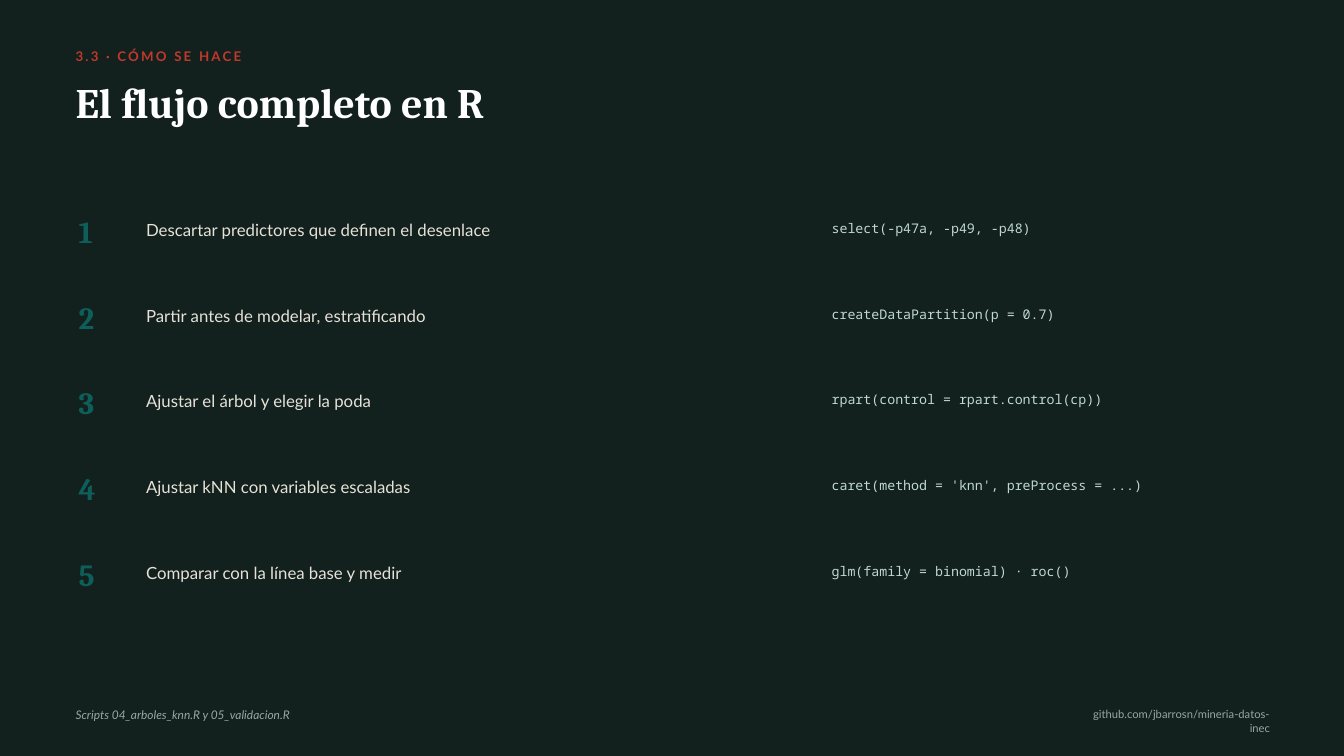
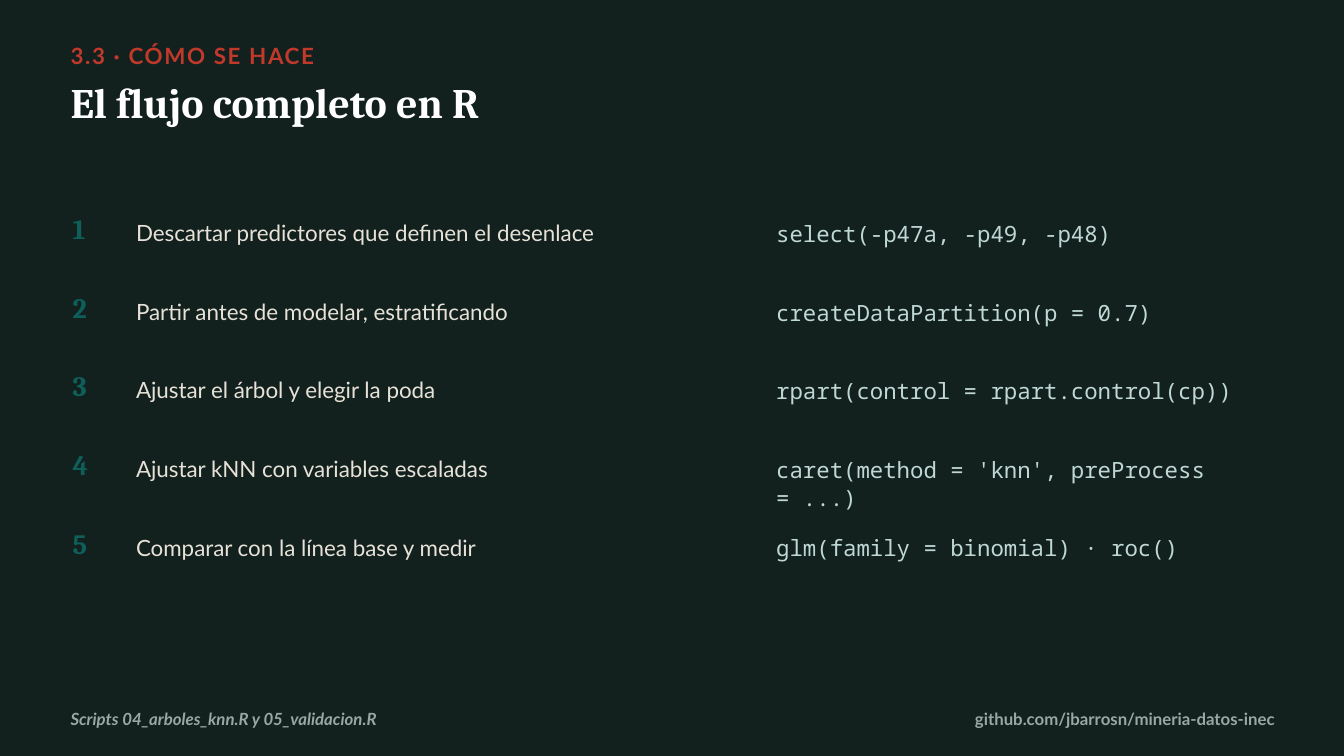
Before and after one commit to jbarrosn/mineria-datos-inec, a slide deck: slide 10 of docs/diapositivas/03_aprendizaje_automatico.pptx. Drawn at 1344x756 pixels with LibreOffice and Linux fonts; fonts in the diff are those of the drawing. Boxes give left, top, right and bottom in pixels: in the first picture for what was removed or moved away, otherwise in the second. Text is boxed around its words. In the diff, an @@ line names an element or a change of style, - is before the commit and + after.

```diff
--- a/docs/diapositivas/03_aprendizaje_automatico.pptx
+++ b/docs/diapositivas/03_aprendizaje_automatico.pptx
@@ text "3.3 · CÓMO SE HACE" at [71,45,314,64]: size 9.5 to 16 pt, letter spacing 1.6 to 1.2 pt @@
@@ text "El flujo completo en R" at [71,88,479,127]: line spacing 0.98 to 0.95 @@
@@ text "Descartar predictores que definen el ...": place and size @@
-text "Descartar predictores que definen el ..." at [146,223,490,239]
+text "Descartar predictores que definen el ..." at [136,224,594,245]
@@ text "select(-p47a, -p49, -p48)": place and size @@
-text "select(-p47a, -p49, -p48)" at [832,223,1031,236]
+text "select(-p47a, -p49, -p48)" at [776,225,1111,247]
@@ text "2": place and size @@
-text "2" at [79,308,95,329]
+text "2" at [73,299,87,318]
@@ text "Partir antes de modelar, estratificando": place and size @@
-text "Partir antes de modelar, estratificando" at [146,309,426,324]
+text "Partir antes de modelar, estratificando" at [136,303,508,323]
@@ text "createDataPartition(p = 0.7)": place and size @@
-text "createDataPartition(p = 0.7)" at [832,309,1055,322]
+text "createDataPartition(p = 0.7)" at [776,304,1152,326]
@@ text "3": place and size @@
-text "3" at [79,393,95,414]
+text "3" at [73,377,87,396]
@@ text "Ajustar el árbol y elegir ...": place and size @@
-text "Ajustar el árbol y elegir ..." at [146,394,371,410]
+text "Ajustar el árbol y elegir ..." at [136,381,436,402]
@@ text "rpart(control = rpart.control(cp))": place and size @@
-text "rpart(control = rpart.control(cp))" at [832,394,1102,407]
+text "rpart(control = rpart.control(cp))" at [776,382,1232,405]
@@ text "4": place and size @@
-text "4" at [79,479,96,500]
+text "4" at [73,456,88,475]
@@ text "Ajustar kNN con variables escaladas": place and size @@
-text "Ajustar kNN con variables escaladas" at [146,480,411,496]
+text "Ajustar kNN con variables escaladas" at [136,460,488,481]
@@ text "caret(method = 'knn', preProcess = ...": place and size @@
-text "caret(method = 'knn', preProcess = ..." at [832,480,1087,493]
+text "caret(method = 'knn', preProcess = ..." at [776,461,1205,483]
@@ size 22 to 20 pt in 5 elements at [73,221,86,239], [73,299,87,318], [73,377,87,396], [73,456,88,475], [73,535,88,554] @@
@@ text "5": place and size @@
-text "5" at [79,566,95,586]
+text "5" at [73,535,88,554]
@@ size 12 to 16 pt; line spacing 1.15 to 1.1 in 5 elements at [136,224,594,245], [136,303,508,323], [136,381,436,402], [136,460,488,481], [136,539,476,560] @@
@@ text "Comparar con la línea base ...": place and size @@
-text "Comparar con la línea base ..." at [146,566,401,582]
+text "Comparar con la línea base ..." at [136,539,476,560]
@@ size 9.5 to 16 pt; line spacing 1.1 to 1.05 in 5 elements at [776,225,1111,247], [776,304,1152,326], [776,382,1232,405], [776,461,1205,483], [776,539,1178,562] @@
@@ text "glm(family = binomial) · roc()": place and size @@
-text "glm(family = binomial) · roc()" at [832,566,1071,580]
+text "glm(family = binomial) · roc()" at [776,539,1178,562]
@@ text "Scripts 04_arboles_knn.R y 05_validacion.R" at [71,712,377,728]: size 8.5 to 12 pt, bold on @@
@@ text "github.com/jbarrosn/mineria-datos-inec": place and size @@
-text "github.com/jbarrosn/mineria-datos-inec" at [1093,710,1270,732]
+text "github.com/jbarrosn/mineria-datos-inec" at [975,712,1275,728]
@@ text "github.com/jbarrosn/mineria-datos-inec" at [975,712,1275,728]: size 8 to 12 pt, bold on @@
```
Also in this commit, not shown: 14 other slides changed, 5 other files.
